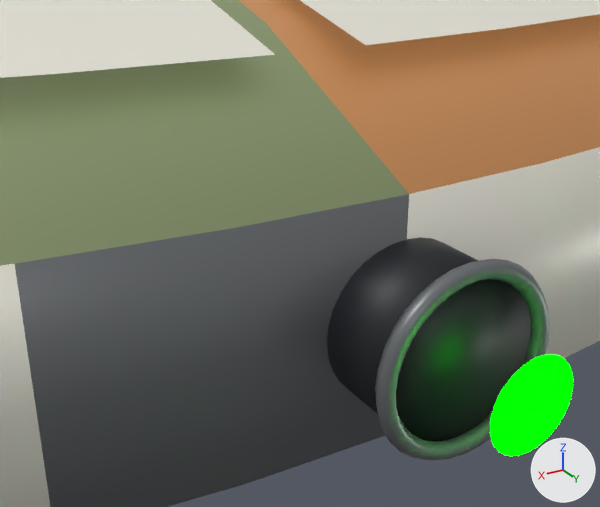
The glTF model ThoriumGap_JS/models/Ship_FlyingSaucer_654444.glb: old version first, new version second.
Camera for both pictures: a 50 mm camera at (0.34, 3.446, 0.283) aimed at (0.102, 3.049, 0.085). Arrows for +X, +Y and +Z are at lower right; the lights stay in place. The first picture is the older version. Where no turn or scale is listed for an object, it has been applied to the vertices.

Names of what the first picture shows: 'Hull_LenticularThickDiscBody', 'RimArmorSegment_05_UpperHullPlate', 'RimArmorSegment_06_UpperHullPlate', 'WeaponEmitter', 'WeaponPortRim_Center_DarkRimRing', 'WeaponPort_Center_ForwardRimSleeve'.
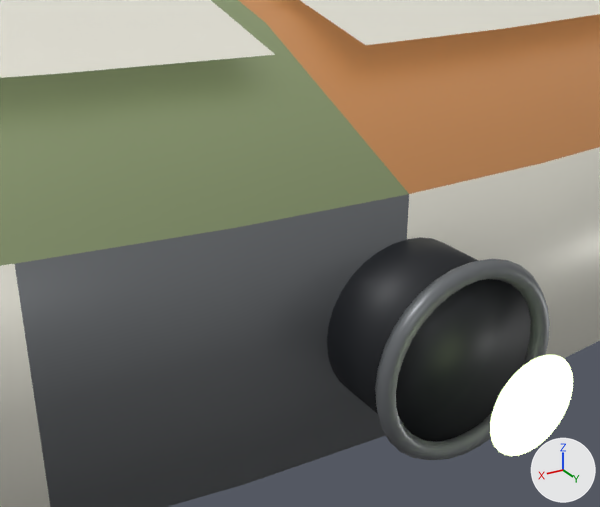
Location of each change, (x1, y1, x2, y2) in pixels of the pictures (600 x 507 px):
'WeaponEmitter', recoloured (lighter)
    both: (490, 355, 573, 456)

The edits, one by one:
In material 'WeaponGlow' (mat_weaponglow), emission_color goes from (0.0, 1.0, 0.0) (green #00ff00) to (0.33, 0.4, 0.22) (greyish green #9baa81).
